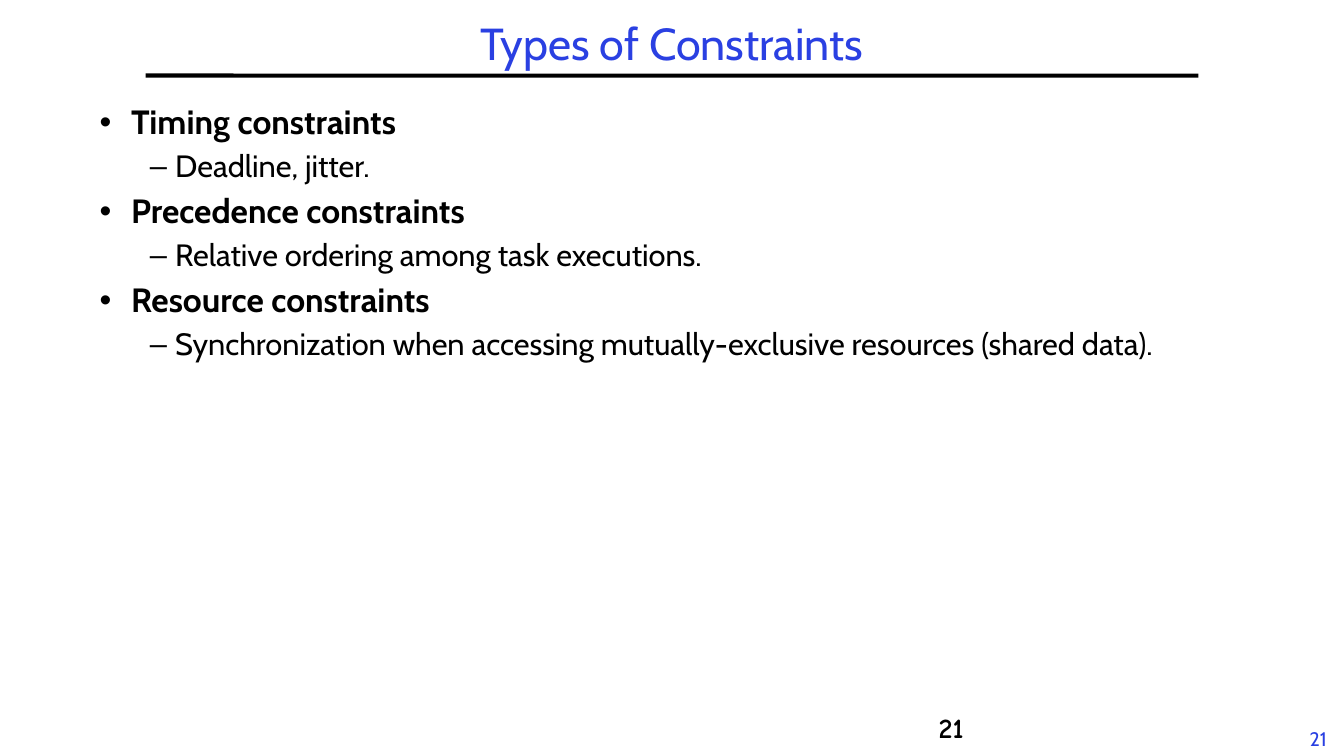
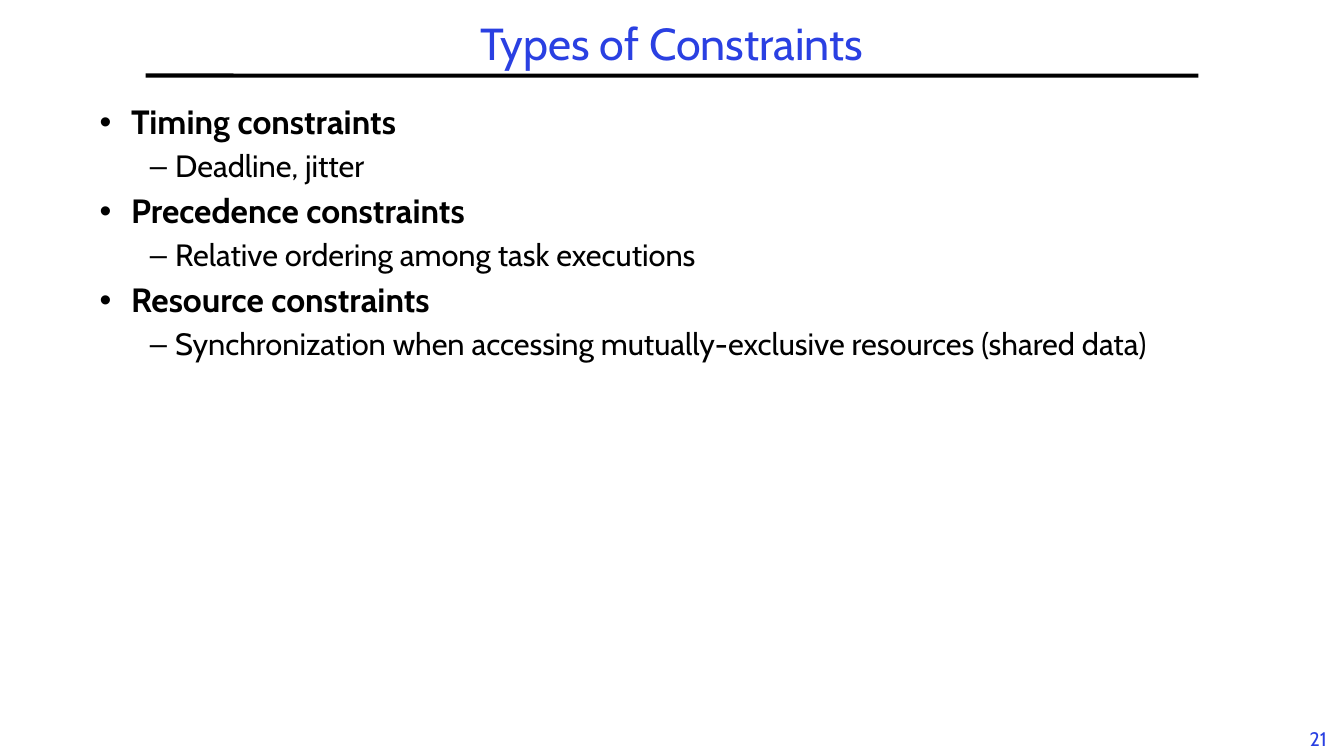
Before and after one commit to guhofstra/CSC256Fa25, a slide deck: slide 21 of PPTs/L6-RTScheduling.pptx. Drawn at 1344x756 pixels with LibreOffice and Linux fonts; fonts in the diff are those of the drawing. Boxes give left, top, right and bottom in pixels: in the first picture for what was removed or moved away, otherwise in the second. Text is boxed around its words. In the diff, an @@ line names an element or a change of style, - is before the commit and + after.

```diff
--- a/PPTs/L6-RTScheduling.pptx
+++ b/PPTs/L6-RTScheduling.pptx
@@ text at (175, 154, 364, 184): text changed @@
-  – Deadline, jitter.
+  – Deadline, jitter
@@ text at (175, 243, 695, 273): text changed @@
-  – Relative ordering among task executions.
+  – Relative ordering among task executions
@@ text at (175, 332, 1146, 362): text changed @@
-  – Synchronization when accessing mutually-exclusive resources (shared data).
+  – Synchronization when accessing mutually-exclusive resources (shared data)
@@ page number removed at (939, 719, 964, 738) @@
-21
```
Also in this commit, not shown: 3 other slides changed, 2 other files.
